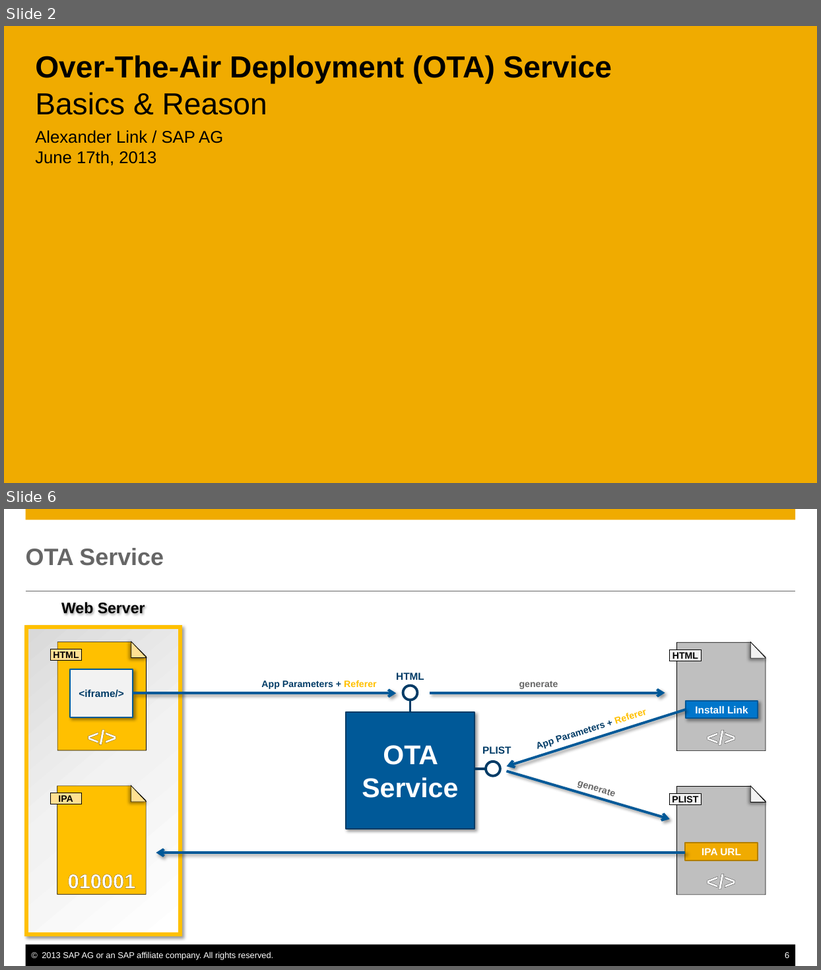
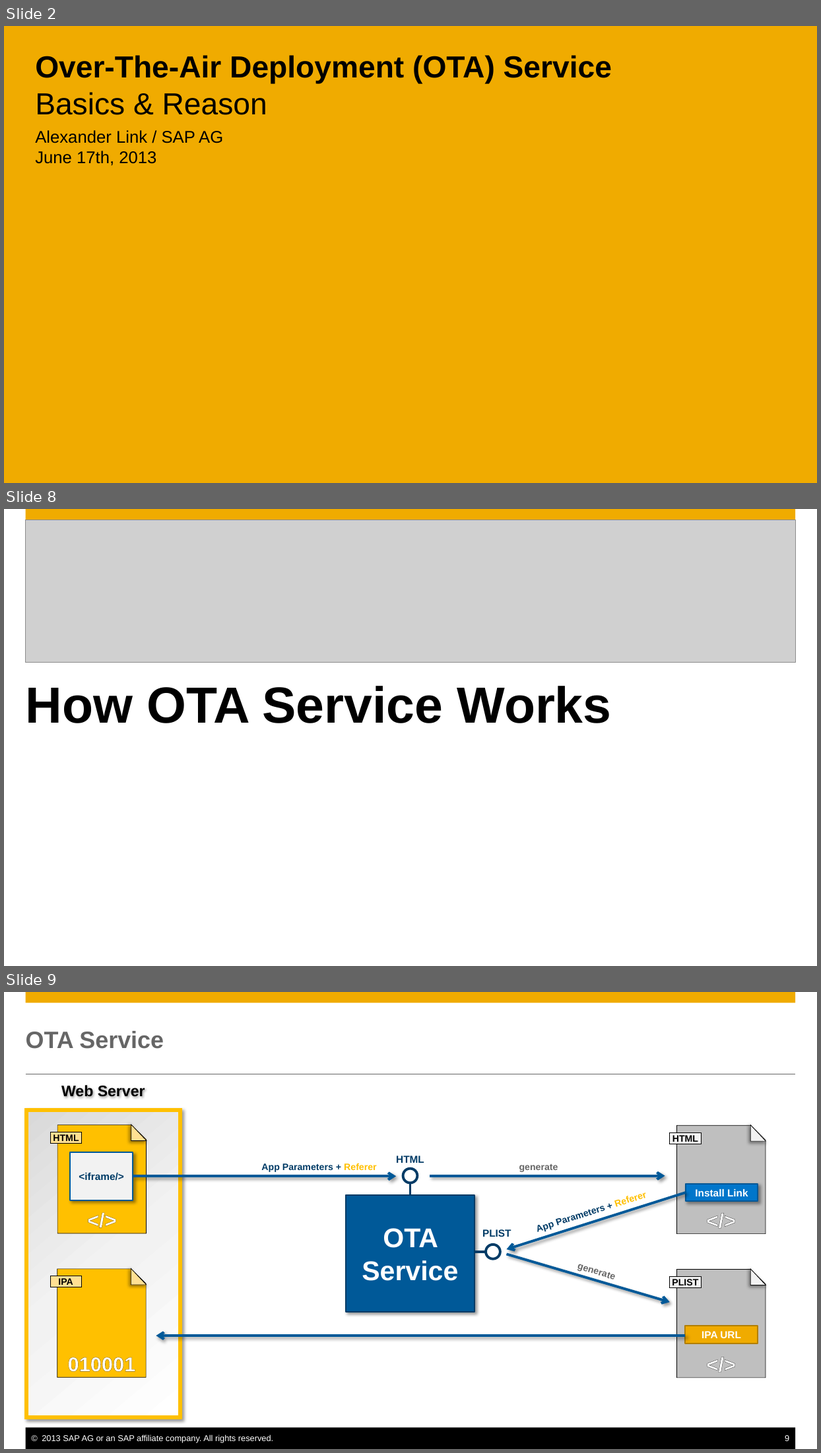
Before and after one commit to marcusholl/OTAService, a slide deck: docs/OTAService.pptx. Shown one above the other, each under a label of ours: slides 2 and 6 before the commit, slides 2, 8 and 9 after it; the slides between them are not shown. The pictures are 821x970 and 821x1453 pixels, drawn with LibreOffice and Linux fonts; fonts in the diff are those of the drawing; grey boxes stand for pictures; background and template pictures are left out. Boxes give left, top, right and bottom in pixels: in the first picture for what was removed or moved away, otherwise in the second. Text is boxed around its words. In the diff, an @@ line names an element or a change of style, - is before the commit and + after.

```diff
--- a/docs/OTAService.pptx
+++ b/docs/OTAService.pptx
@@ slide 8 added at box(4, 509, 817, 966), background #FFFFFF; not listed: 1 template element that a slide beside it also shows @@
@@ picture added at box(25, 520, 795, 663) @@
@@ title added at box(26, 686, 612, 723), 60 pt, text #000000, bold @@
+How OTA Service Works
@@ what was slide 6 is now slide 9 @@
@@ page number at box(785, 1436, 789, 1441): text changed @@
-6
+9
```
Also in this commit, not shown: 3 slides changed, 3 other slides added, 1 slide removed.
